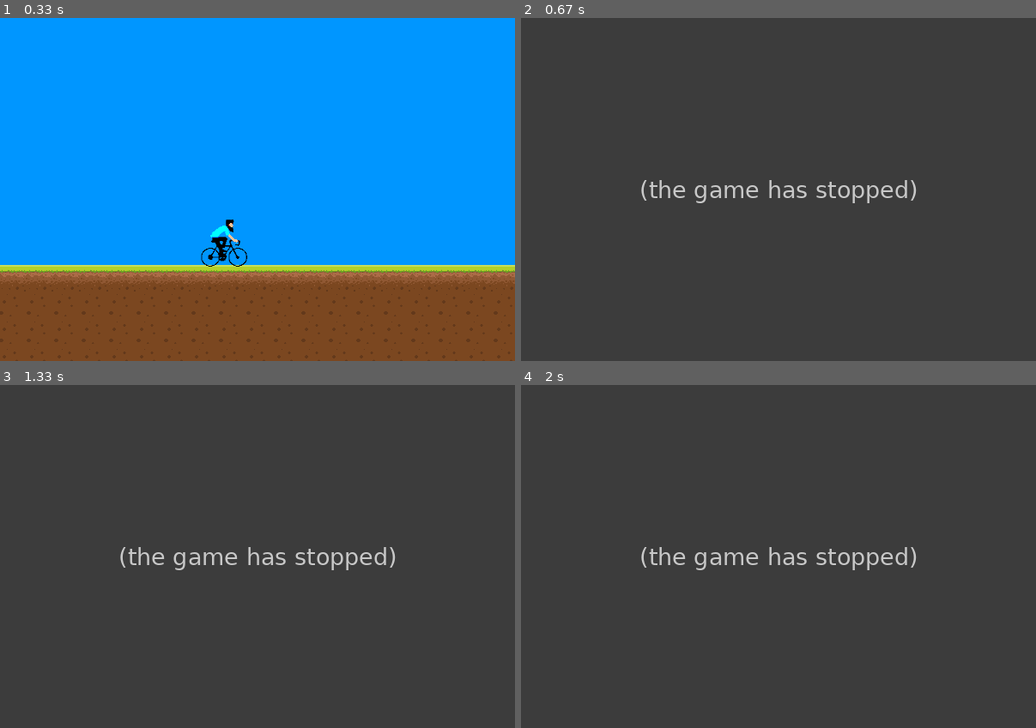
Above: before the commit, frames 1-4 (two rows, left to right).
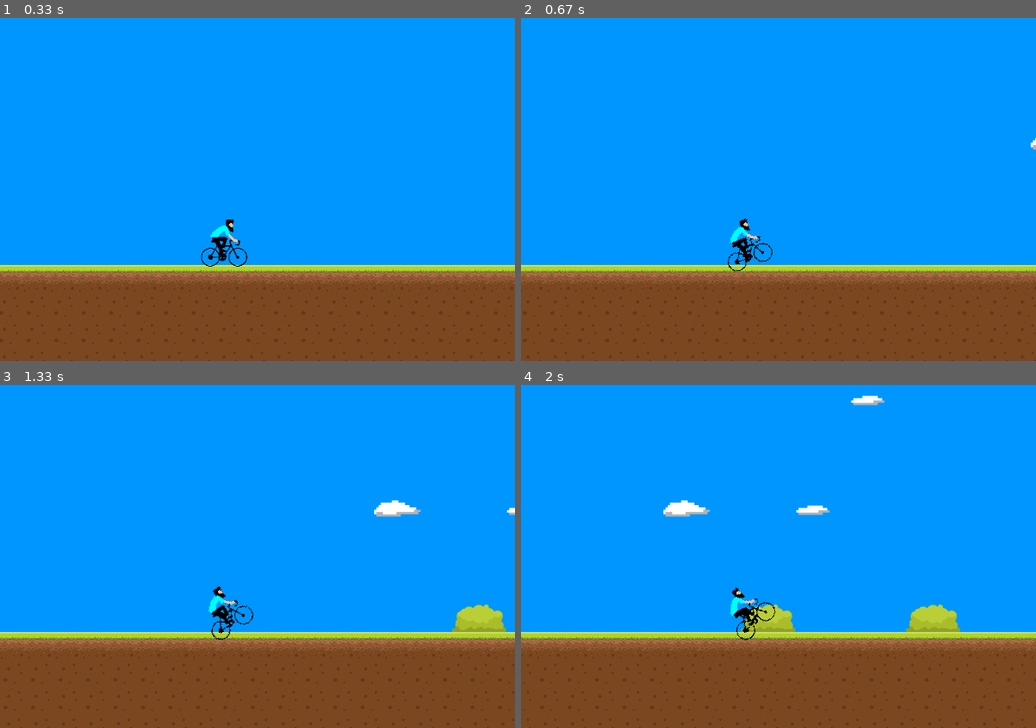
Above: after the commit, the same moments.

Repository: kevsturman/pygame-zombie
Game: pygame game, started from world.py
Two runs of this game, one before a commit and one after it. Both use one fixed random seed, a clock stepped at 60 frames per second and the inputs below.
Inputs:
- Up to frame 1 (0.33 s): no input
- Up to frame 2 (0.67 s): hold Space from 0.33 s (still down); hold Right from 0.33 s (still down)
- Up to frame 3 (1.33 s): release Space at 0.8 s; release Right at 0.8 s; hold Right 0.83-1.3 s; tap Space at 0.9, 1.2 s
- Up to frame 4 (2 s): hold Right 1.33-1.8 s; tap Space at 1.4, 1.7, 1.9 s; hold Left from 1.83 s (still down)

Frame 1 is identical in both runs. In frame 2, 100% of the frame differs, in the area x 0-100%, y 0-100%; in frame 3, 100%; in frame 4, 100%.
Error before the commit: NameError: name 'rs' is not defined (world.py line 73); the game stopped at 0.33 s (later frames are placeholders)

Commit message:
implement speed up and down
introduce spd variables (spd = speed; acc = acceleration)

Diff:
--- a/world.py
+++ b/world.py
@@ -40,6 +40,13 @@
     by = 0
     timer = 0
     r = 0
+    spd_min = 1  # set min speed
+    spd_max = 30 # set max speed
+    spd_up_acc = 0.1
+    spd_down_acc = 0.08
+    spd = spd_min
+
+
     # Create 2d List
     world = create_world()
     for i in range(0,5):
@@ -70,8 +77,20 @@
                 done = True
         keys = pygame.key.get_pressed()
         if keys[pygame.K_SPACE]:
-            r = rs + 1
+            r = r + 1
         screen.fill((0,150,255))
+
+        if keys[pygame.K_RIGHT]:
+            if spd + spd_up_acc <= spd_max:
+                spd = spd + spd_up_acc
+            else:
+                spd = spd_max
+
+        if keys[pygame.K_LEFT]:
+            if spd - spd_down_acc >= spd_min:
+                spd = spd - spd_down_acc
+            else:
+                spd = spd_min
 
         for vy in range(0,14):
             for vx in range(0,20):
@@ -89,7 +108,7 @@
         #screen.blit(rbike,(180,167-by))
         blitRotateCenter(screen,bike[bx],(230,230),r)
         pygame.display.flip()
-        x = x - 1
+        x = x - int(spd)
         if x < -32:
             x = 0
             wx = wx + 1
Not shown, changed: .DS_Store
Not shown, changed: png/.DS_Store
